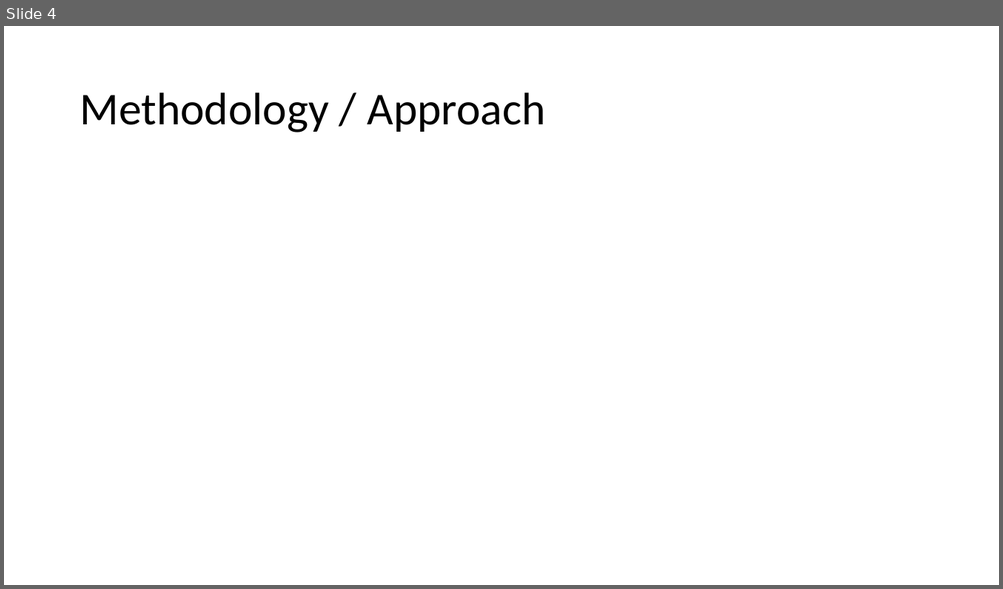
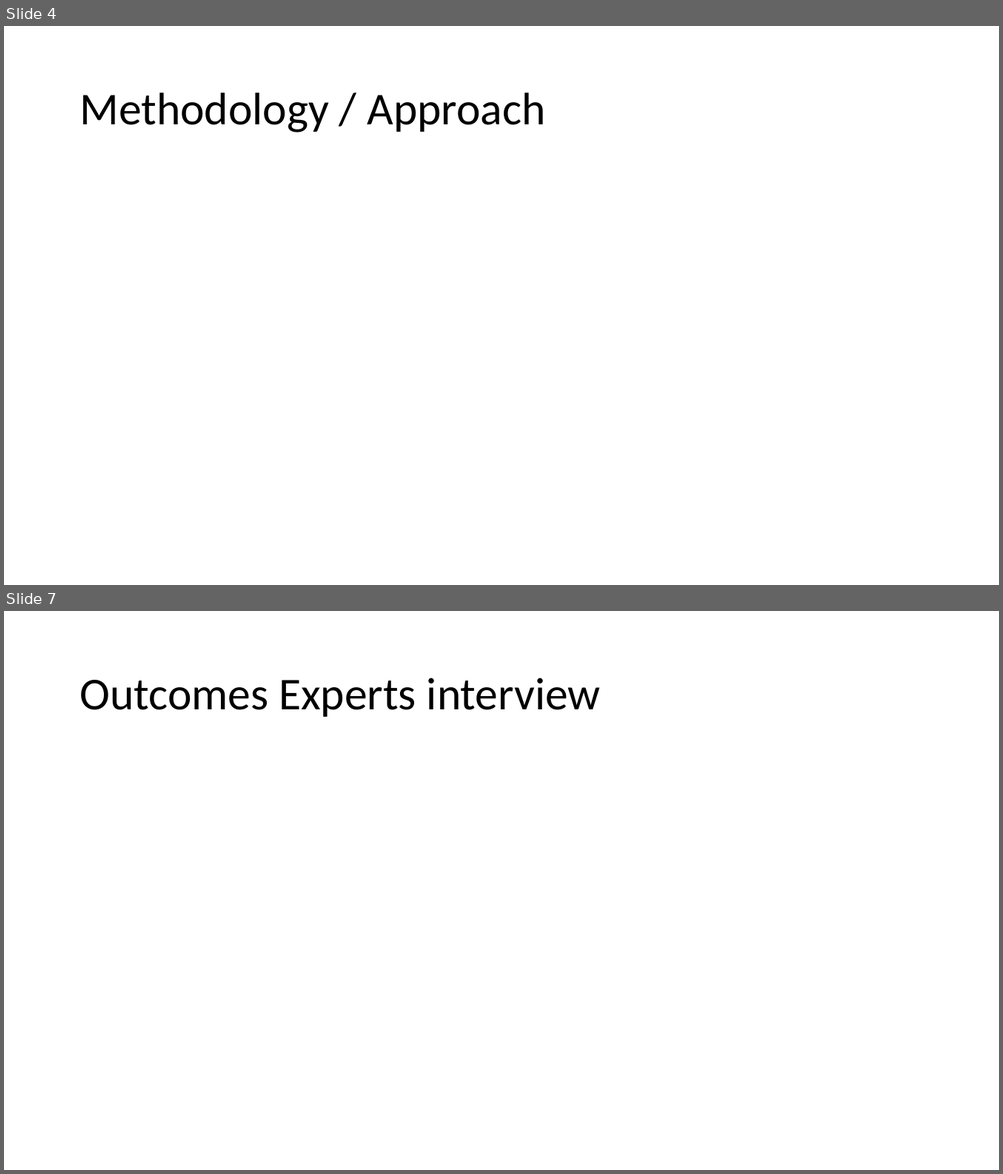
Before and after one commit to AgileBusinessAnalysis/08_TEAM, a slide deck: Team 08-Outcome.pptx. Shown one above the other, each under a label of ours: slide 4 before the commit, slides 4 and 7 after it; the slides between them are not shown. The pictures are 1003x589 and 1003x1174 pixels, drawn with LibreOffice and Linux fonts; fonts in the diff are those of the drawing. Boxes give left, top, right and bottom in pixels: in the first picture for what was removed or moved away, otherwise in the second. Text is boxed around its words. In the diff, an @@ line names an element or a change of style, - is before the commit and + after.

```diff
--- a/Team 08-Outcome.pptx
+++ b/Team 08-Outcome.pptx
@@ slide 7 added at [4,611,999,1170], background #FFFFFF @@
@@ title added at [79,678,600,717], 44 pt, text #000000 @@
+Outcomes Experts interview
```
Also in this commit, not shown: 2 slides changed, 2 other slides added.
